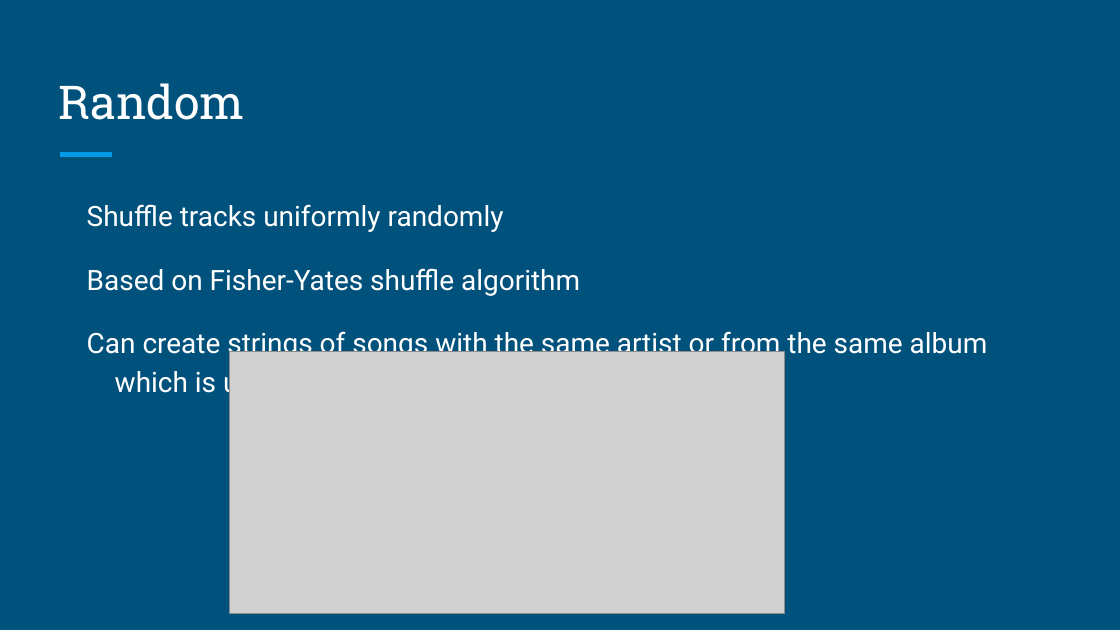
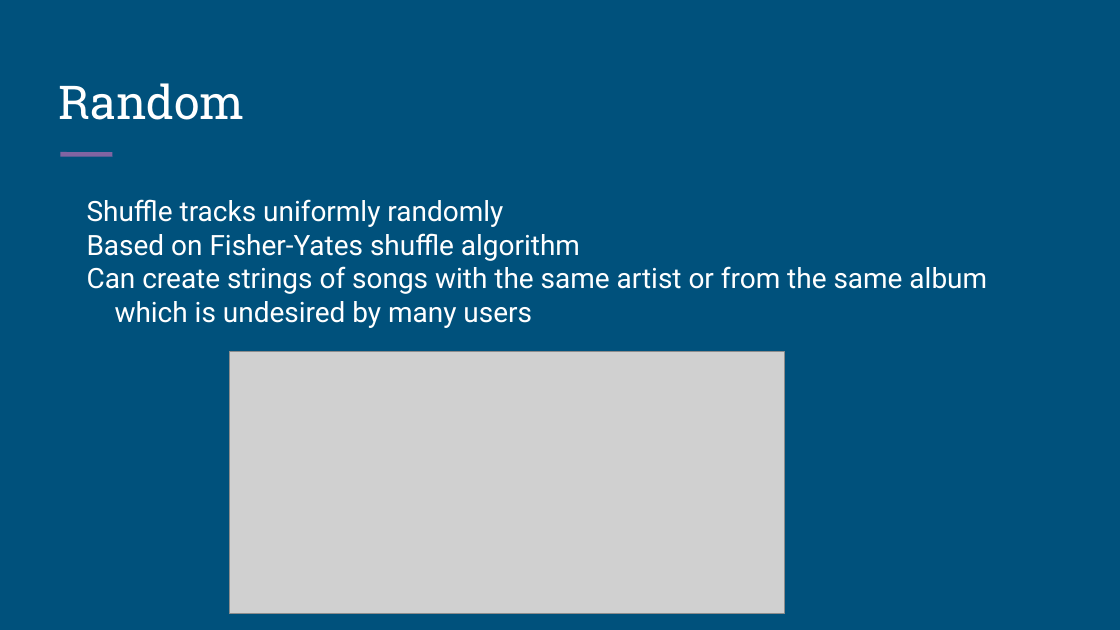
Before and after one commit to speakerofthehouse/theateam, a slide deck: slide 6 of CSCI3308 - FINAL PRESENTATION.pptx. Drawn at 1120x630 pixels with LibreOffice and Linux fonts; fonts in the diff are those of the drawing; grey boxes stand for pictures. Boxes give left, top, right and bottom in pixels: in the first picture for what was removed or moved away, otherwise in the second. Text is boxed around its words. In the diff, an @@ line names an element or a change of style, - is before the commit and + after.

```diff
--- a/CSCI3308 - FINAL PRESENTATION.pptx
+++ b/CSCI3308 - FINAL PRESENTATION.pptx
@@ line removed from (60, 155) to (112, 155) @@
@@ freeform shape added at (x1=60, y1=155, x2=112, y2=155), outline #8064A2 3 pt @@
@@ text "Shuffle tracks uniformly randomly" at (x1=87, y1=199, x2=987, y2=328): line spacing 1.15 to 1; less space between paragraphs @@
```
Also in this commit, not shown: 10 other slides changed, 1 slide added.
